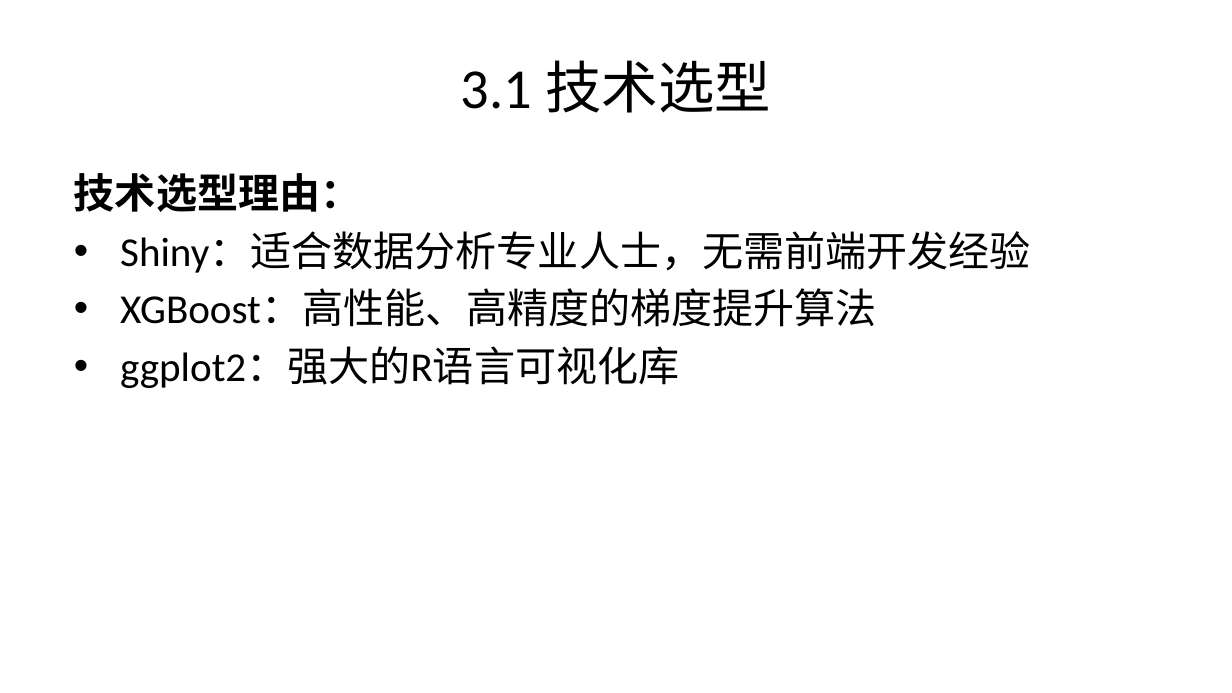
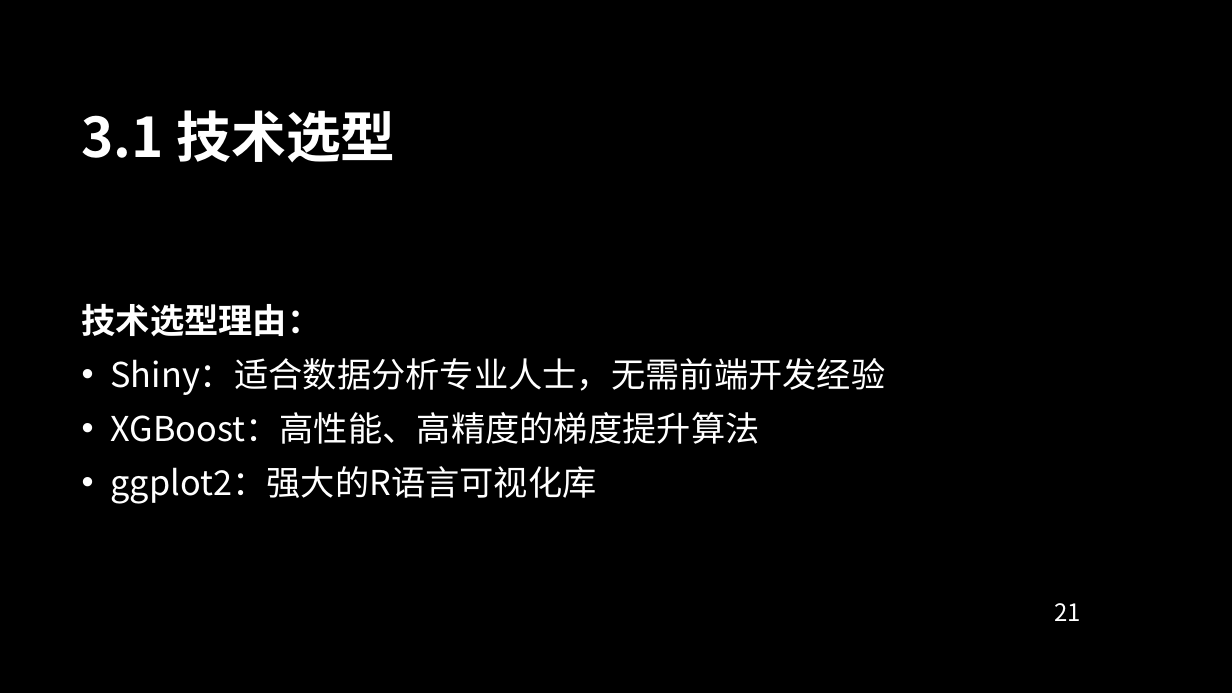
Before and after one commit to Kiriny1999/analysis-ic-model, a slide deck: slide 21 of shiny_app_documentation.pptx. Drawn at 1232x693 pixels with LibreOffice and Linux fonts; fonts in the diff are those of the drawing; background and template pictures are left out. Boxes give left, top, right and bottom in pixels: in the first picture for what was removed or moved away, otherwise in the second. Text is boxed around its words. In the diff, an @@ line names an element or a change of style, - is before the commit and + after.

```diff
--- a/shiny_app_documentation.pptx
+++ b/shiny_app_documentation.pptx
@@ background #FFFFFF to picture (left out) @@
@@ title "3.1 技术选型": place and size @@
-title "3.1 技术选型" at <box>461,60,771,113</box>
+title "3.1 技术选型" at <box>82,110,396,162</box>
@@ title "3.1 技术选型" at <box>82,110,396,162</box>: size 33 to 32 pt, font Calibri to Noto Sans CJK SC, text colour #000000 to #FFFFFF, bold on; alignment centre to left @@
@@ text "技术选型理由：": place and size @@
-text "技术选型理由：" at <box>74,173,1031,388</box>
+text "技术选型理由：" at <box>82,304,885,504</box>
@@ text "技术选型理由：" at <box>82,304,885,504</box>: size 24 to 20 pt, font Calibri to Noto Sans CJK SC, text colour #000000 to #FFFFFF; more space between paragraphs; indent changed; vertical alignment top to middle @@
@@ page number added at <box>1054,603,1081,621</box>, 14 pt, text #FFFFFF @@
+21
```
Also in this commit, not shown: 49 other slides changed, 6 slides added, 3 slides removed, 2 other files.
